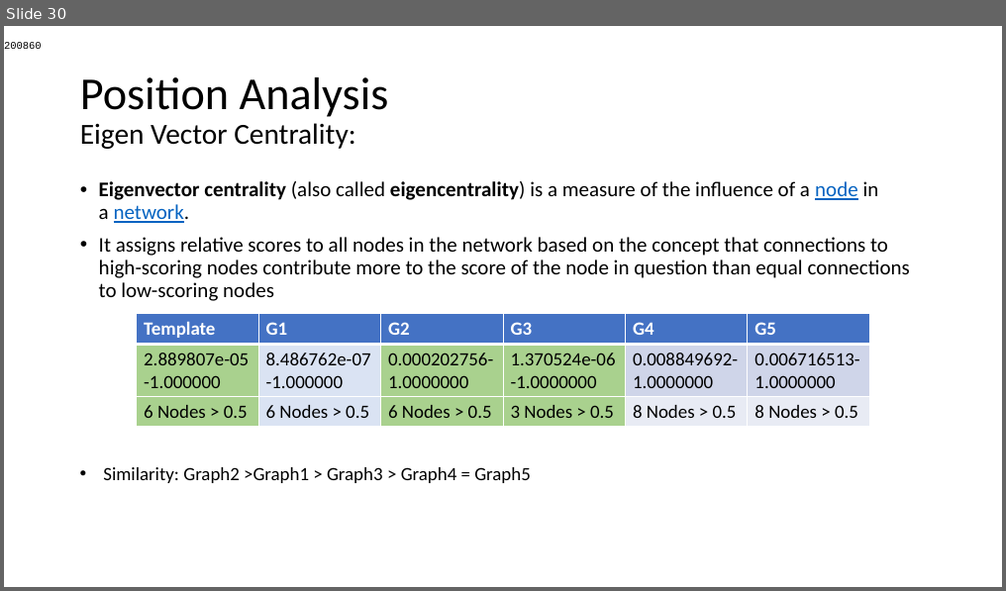
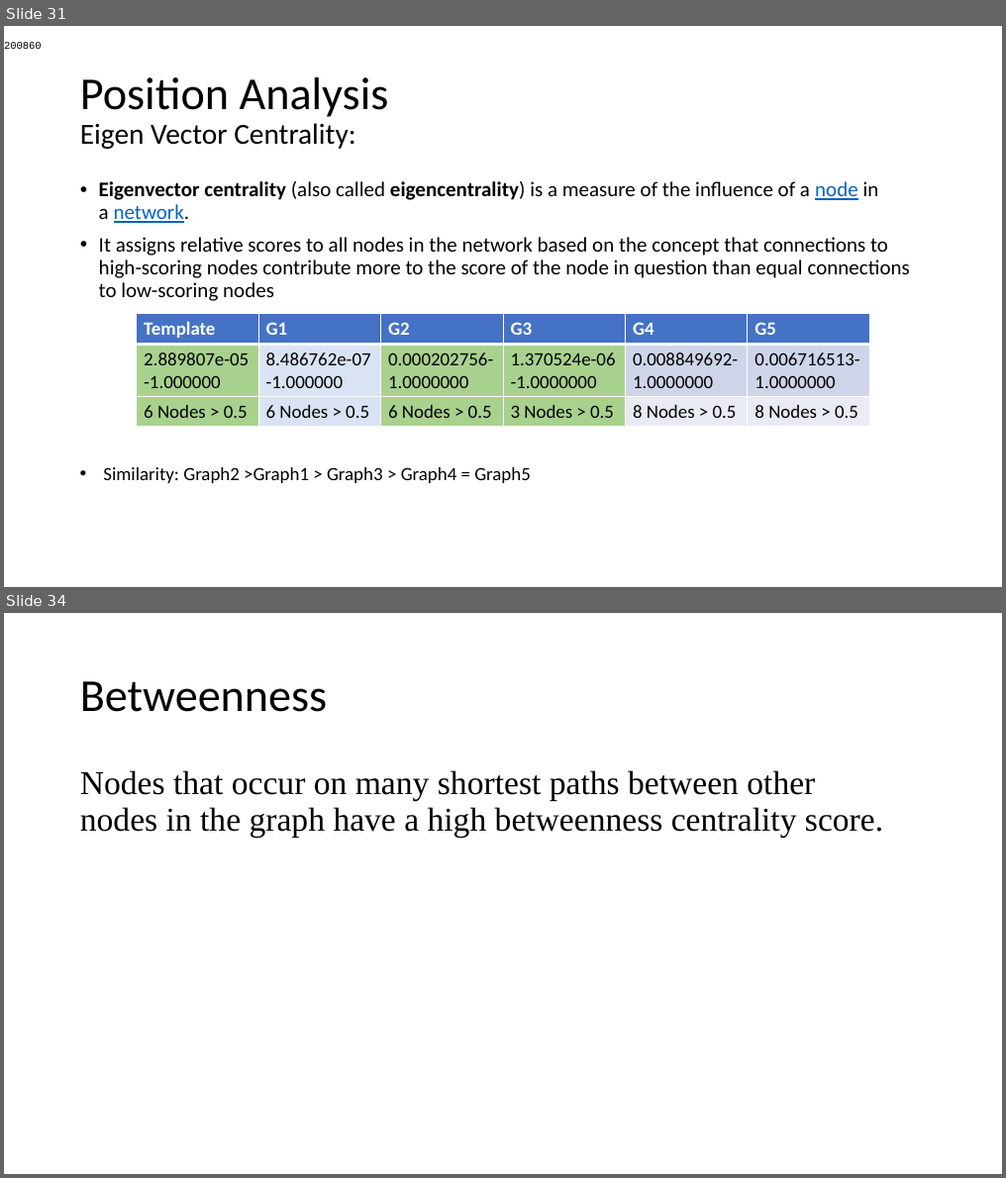
Before and after one commit to AtrayeeNeog/Visualization_2019-20, a slide deck: Documentation/Presentation/Project_Presentation_v2.pptx. Shown one above the other, each under a label of ours: slide 30 before the commit, slides 31 and 34 after it; the slides between them are not shown. The pictures are 1006x591 and 1006x1178 pixels, drawn with LibreOffice and Linux fonts; fonts in the diff are those of the drawing. Boxes give left, top, right and bottom in pixels: in the first picture for what was removed or moved away, otherwise in the second. Text is boxed around its words. In the diff, an @@ line names an element or a change of style, - is before the commit and + after.

```diff
--- a/Documentation/Presentation/Project_Presentation_v2.pptx
+++ b/Documentation/Presentation/Project_Presentation_v2.pptx
@@ slide 34 added at <box>4,613,1002,1174</box>, background #FFFFFF @@
@@ title added at <box>80,681,327,712</box>, 44 pt, text #000000 @@
+Betweenness
@@ text added at <box>80,770,883,837</box>, 32 pt, text #000000 @@
+Nodes that occur on many shortest paths between other
+nodes in the graph have a high betweenness centrality score.
@@ what was slide 30 is now slide 31 @@
```
Also in this commit, not shown: 1 slide changed, 9 other slides added.
